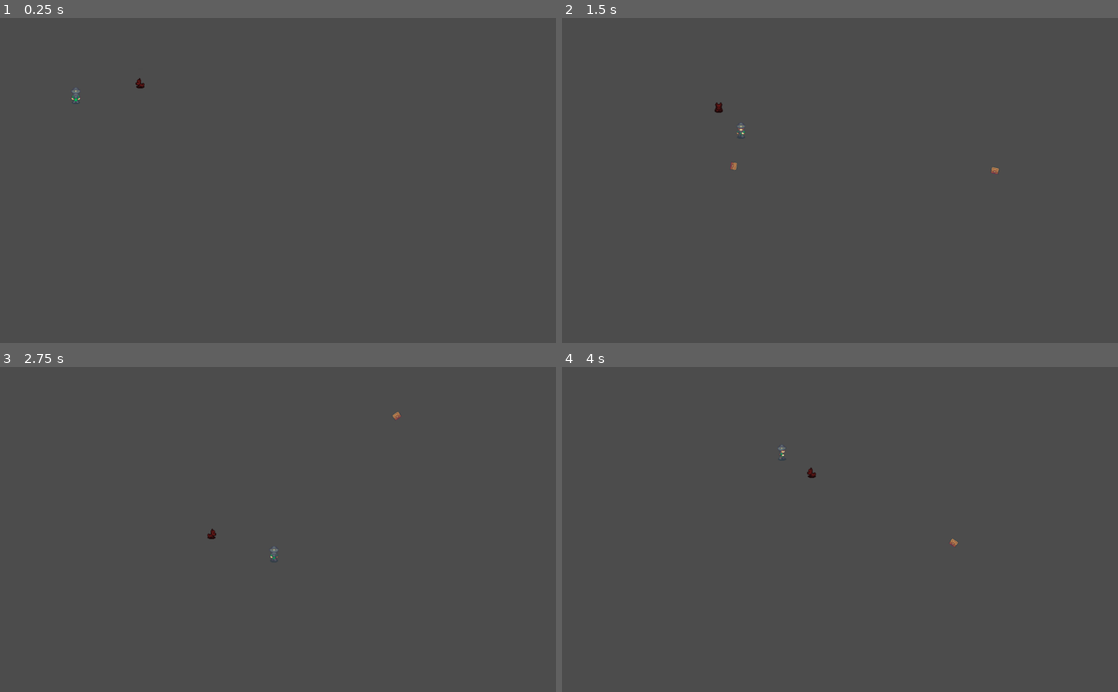
Above: before the commit, frames 1-4 (two rows, left to right).
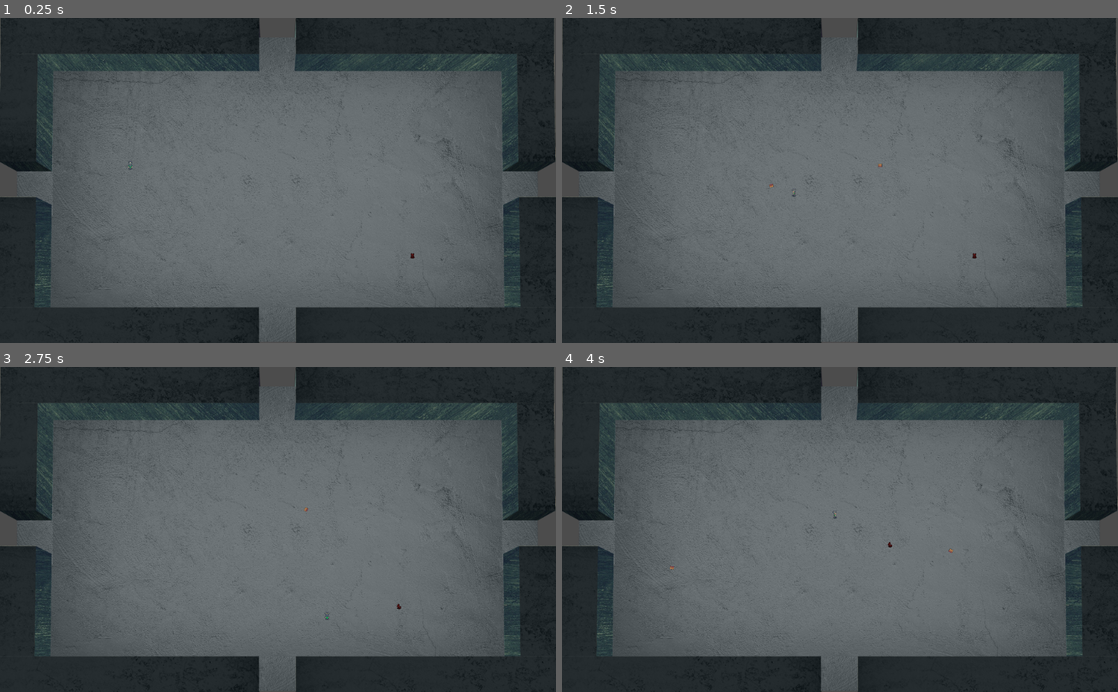
Above: after the commit, the same moments.

Repository: fleet3123/ggj2021
Game: Godot game, scene res://main.tscn
Same seed, same stepped clock (60 frames per second), same inputs: the game is played once before the commit and once after it.
Inputs (mouse positions are in pixels of both pictures, inside the frame that each line leads up to):
- Up to frame 1 (0.25 s): no input
- Up to frame 2 (1.5 s): tap Enter at 0.5 s; move the mouse to (962, 164) at 0.52 s; hold D (move_right) 0.53-1.28 s; tap Space (interact) at 0.6, 1.35 s; move the mouse to (728, 196) at 1.27 s; hold S (move_down) from 1.28 s (still down)
- Up to frame 3 (2.75 s): move the mouse to (333, 458) at 2.02 s; release S (move_down) at 2.03 s; hold D (move_right) from 2.03 s (still down); tap Space (interact) at 2.1 s
- Up to frame 4 (4 s): move the mouse to (812, 594) at 2.77 s; release D (move_right) at 2.78 s; hold W (move_up) 2.78-3.53 s; tap Space (interact) at 2.85, 3.6 s; move the mouse to (1006, 578) at 3.52 s; hold A (move_left) from 3.53 s (still down)

The runs differ from the first frame. In frame 1, 80% of the frame differs, in the area x 0-100%, y 0-100%; in frame 2, 80%; in frame 3, 80%; in frame 4, 80%.

Commit message:
added Room1

Diff:
--- /dev/null
+++ b/RaumMap.tscn
@@ -0,0 +1,69 @@
+[gd_scene load_steps=8 format=2]
+
+[ext_resource path="res://Environments/raum1.png" type="Texture" id=1]
+[ext_resource path="res://Environments/front_walls.png" type="Texture" id=2]
+
+[sub_resource type="RectangleShape2D" id=1]
+extents = Vector2( 18.2444, 8.07174 )
+
+[sub_resource type="RectangleShape2D" id=2]
+extents = Vector2( 71.9729, 181.439 )
+
+[sub_resource type="RectangleShape2D" id=3]
+extents = Vector2( 434.564, 49.4372 )
+
+[sub_resource type="RectangleShape2D" id=4]
+extents = Vector2( 97.2971, 194.087 )
+
+[sub_resource type="RectangleShape2D" id=5]
+extents = Vector2( 107.779, 190.983 )
+
+[node name="Room1" type="StaticBody2D"]
+
+[node name="Sprite" type="Sprite" parent="."]
+position = Vector2( 927.778, 557.963 )
+texture = ExtResource( 1 )
+
+[node name="NorthWest" type="CollisionShape2D" parent="."]
+position = Vector2( 439.778, 109.963 )
+scale = Vector2( 23.24, 8.92 )
+shape = SubResource( 1 )
+one_way_collision_margin = 0.0
+
+[node name="NorthEast" type="CollisionShape2D" parent="."]
+position = Vector2( 1415.78, 109.963 )
+scale = Vector2( 23.24, 8.92 )
+shape = SubResource( 1 )
+
+[node name="CollisionShape2D" type="CollisionShape2D" parent="."]
+position = Vector2( 102.362, 343.361 )
+shape = SubResource( 2 )
+
+[node name="CollisionShape2D2" type="CollisionShape2D" parent="."]
+position = Vector2( 1750.44, 345.785 )
+shape = SubResource( 2 )
+
+[node name="Sprite2" type="Sprite" parent="."]
+position = Vector2( 927.979, 557.489 )
+z_index = 2
+texture = ExtResource( 2 )
+
+[node name="CollisionShape2D3" type="CollisionShape2D" parent="."]
+position = Vector2( 431.493, 1065.87 )
+z_index = 2
+shape = SubResource( 3 )
+
+[node name="CollisionShape2D4" type="CollisionShape2D" parent="."]
+position = Vector2( 1424.45, 1065.87 )
+z_index = 2
+shape = SubResource( 3 )
+
+[node name="CollisionShape2D5" type="CollisionShape2D" parent="."]
+position = Vector2( 74.2804, 831.753 )
+z_index = 2
+shape = SubResource( 4 )
+
+[node name="CollisionShape2D6" type="CollisionShape2D" parent="."]
+position = Vector2( 1791.39, 829.515 )
+z_index = 2
+shape = SubResource( 5 )
--- a/main.tscn
+++ b/main.tscn
@@ -1,17 +1,23 @@
-[gd_scene load_steps=4 format=2]
+[gd_scene load_steps=5 format=2]
 
 [ext_resource path="res://Actors/Player.tscn" type="PackedScene" id=1]
 [ext_resource path="res://Actors/Enemy1.tscn" type="PackedScene" id=2]
 [ext_resource path="res://audio/Music/map_of_the_unknown.ogg" type="AudioStream" id=3]
+[ext_resource path="res://RaumMap.tscn" type="PackedScene" id=4]
 
 [node name="MainScene" type="Node2D"]
 
+[node name="Room1" parent="." instance=ExtResource( 4 )]
+scale = Vector2( 0.55075, 0.538755 )
+
 [node name="Player" parent="." instance=ExtResource( 1 )]
-position = Vector2( 139.677, 143.616 )
+position = Vector2( 240, 272 )
+scale = Vector2( 0.5, 0.5 )
 
 [node name="Dog" parent="." instance=ExtResource( 2 )]
 modulate = Color( 0.498039, 0.121569, 0.121569, 1 )
-position = Vector2( 295.815, 115.353 )
+position = Vector2( 760, 440 )
+scale = Vector2( 0.5, 0.5 )
 attack_dist = 30
 chase_dist = 200
 player_path = NodePath("../Player")
Binary file added: Environments/front_walls.png
Not shown, added: Environments/front_walls.png.import
